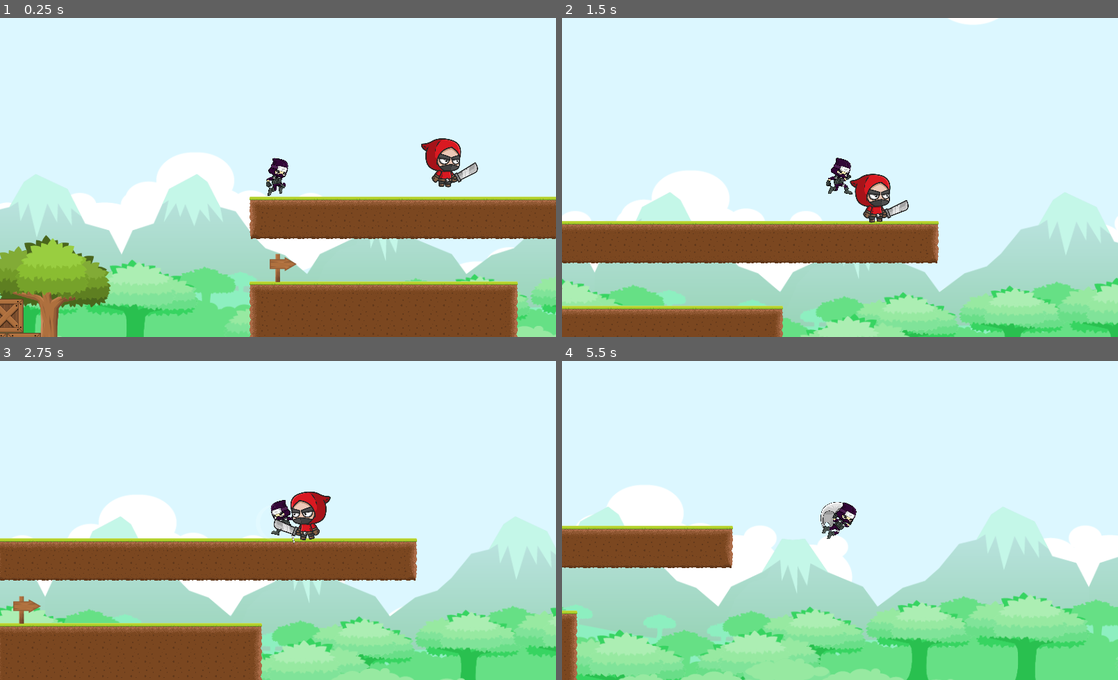
Above: before the commit, frames 1-4 (two rows, left to right).
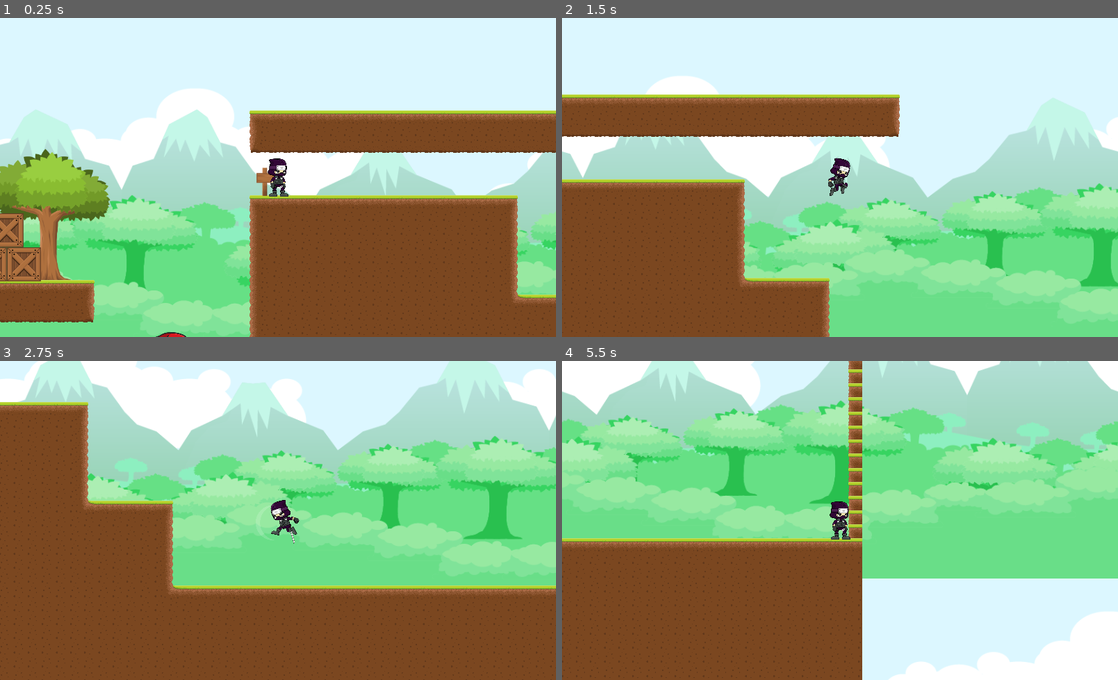
Above: after the commit, the same moments.

Repository: aditgocendra/Ninja-Rusher
Game: Godot game, scene res://src/Map/MapTemplate.tscn
Same seed, same stepped clock (60 frames per second), same inputs: the game is played once before the commit and once after it.
Inputs:
- Up to frame 1 (0.25 s): no input
- Up to frame 2 (1.5 s): hold Ctrl (slide) 0.53-1.28 s; hold D (move_right) from 0.53 s (still down); tap Space (attack) at 0.6 s; tap W (jump) at 0.77, 1.07 s; tap Ctrl (slide) at 1.35 s
- Up to frame 3 (2.75 s): tap W (jump) at 1.52, 1.55, 1.82, 2.1 s; release D (move_right) at 2.03 s; hold A (move_left) from 2.03 s (still down); tap Space (attack) at 2.3 s
- Up to frame 4 (5.5 s): release A (move_left) at 2.78 s; hold D (move_right) 2.78-4.28 s; tap Space (attack) at 2.85, 4.55 s; tap W (jump) at 3.02, 3.32, 3.77, 3.8, 4.07, 4.52, 4.82 s; tap Ctrl (slide) at 3.05 s; hold Shift (dash) 3.53-4.28 s; hold A (move_left) 4.28-5.03 s; tap F (glide) at 4.35 s; hold D (move_right) from 5.03 s (still down); hold Ctrl (slide) from 5.03 s (still down)

The runs differ from the first frame. In frame 1, 50% of the frame differs, in the area x 0-100%, y 22-100%; in frame 2, 58%; in frame 3, 79%; in frame 4, 95%, in the area x 0-100%, y 0-100%.

Commit message:
add wood trap

Diff:
--- a/project.godot
+++ b/project.godot
@@ -17,7 +17,7 @@
 "base": "KinematicBody2D",
 "class": "Bandit",
 "language": "GDScript",
-"path": "res://src/Actor/Enemy/BanditWalk/BanditWalk.gd"
+"path": "res://src/Actor/Enemy/Bandit/Bandit.gd"
 }, {
 "base": "RigidBody2D",
 "class": "Kunai",
@@ -98,6 +98,8 @@
 2d_physics/layer_2="enemy"
 2d_physics/layer_3="tile_static"
 2d_physics/layer_4="kunai"
+2d_physics/layer_5="trap"
+2d_physics/layer_6="coin"
 
 [rendering]
 
--- a/src/Actor/Enemy/BanditWalk/BanditWalk.gd
+++ b/src/Actor/Enemy/Bandit/Bandit.gd
@@ -10,8 +10,11 @@
 var speed_up = false
 var health = 100
 
+var direct_player_attack = 0
+
 var _state = State.WALK
 enum State {IDLE, ATTACK, WALK, DEAD}
+
 
 onready var floor_left = $FloorLeftDetect
 onready var floor_right = $FloorRightDetect
@@ -24,6 +27,11 @@
 
 
 func _physics_process(_delta):
+#	if direct_player_attack != 0:
+#		if direct_player_attack == -1:
+#			$AnimatedSprite.scale.x = 1
+#		else:
+#			$AnimatedSprite.scale.x = 1
 	if velocity.x != 0:
 		if velocity.x > 0:
 			$AnimatedSprite.scale.x = 1
@@ -33,6 +41,8 @@
 			$AnimatedSprite.scale.x = -1
 			col_sword_attack.scale.x = -1
 			area_attack.position = Vector2(-100,0)
+
+
 
 	velocity = set_velocity(velocity)
 	velocity.y = move_and_slide(velocity, FLOOR_NORMAL).y
@@ -66,6 +76,7 @@
 	if is_on_wall():
 		new_velocity.x *= -1
 
+
 	return new_velocity
 
 func set_anim():
@@ -76,6 +87,8 @@
 		new_anim = "attack"
 	elif _state == State.DEAD:
 		new_anim = "dead"
+#	elif _state == State.IDLE:
+#		new_anim = "idle"
 
 	return new_anim
 
@@ -86,6 +99,7 @@
 			velocity.x = speed
 		else : velocity.x = -speed
 
+
 func enemy_attack():
 	if _state != State.DEAD:
 		_state = State.ATTACK
@@ -93,6 +107,7 @@
 
 
 func enemy_dead():
+
 	if health != 0:
 		health -= 25
 
--- a/src/Actor/Enemy/BanditWalk/BanditWalk.tscn
+++ b/src/Actor/Enemy/Bandit/Bandit.tscn
@@ -1,34 +1,34 @@
 [gd_scene load_steps=49 format=2]
 
-[ext_resource path="res://asset/enemy/EnemyGuy/01-Idle/__Bandit02_Idle_002.png" type="Texture" id=1]
+[ext_resource path="res://src/Actor/Enemy/Bandit/Bandit.gd" type="Script" id=1]
 [ext_resource path="res://asset/enemy/EnemyGuy/01-Idle/__Bandit02_Idle_000.png" type="Texture" id=2]
 [ext_resource path="res://asset/enemy/EnemyGuy/01-Idle/__Bandit02_Idle_004.png" type="Texture" id=3]
 [ext_resource path="res://asset/enemy/EnemyGuy/01-Idle/__Bandit02_Idle_005.png" type="Texture" id=4]
-[ext_resource path="res://asset/enemy/EnemyGuy/01-Idle/__Bandit02_Idle_006.png" type="Texture" id=5]
-[ext_resource path="res://asset/enemy/EnemyGuy/01-Idle/__Bandit02_Idle_007.png" type="Texture" id=6]
-[ext_resource path="res://asset/enemy/EnemyGuy/01-Idle/__Bandit02_Idle_001.png" type="Texture" id=7]
-[ext_resource path="res://asset/enemy/EnemyGuy/01-Idle/__Bandit02_Idle_009.png" type="Texture" id=8]
-[ext_resource path="res://asset/enemy/EnemyGuy/01-Idle/__Bandit02_Idle_008.png" type="Texture" id=9]
-[ext_resource path="res://asset/enemy/EnemyGuy/01-Idle/__Bandit02_Idle_003.png" type="Texture" id=10]
-[ext_resource path="res://asset/enemy/EnemyGuy/01-Idle/__Bandit02_Idle_010.png" type="Texture" id=11]
-[ext_resource path="res://asset/enemy/EnemyGuy/01-Idle/__Bandit02_Idle_011.png" type="Texture" id=12]
-[ext_resource path="res://asset/enemy/EnemyGuy/02-Walk/__Bandit02_Walk_006.png" type="Texture" id=13]
-[ext_resource path="res://asset/enemy/EnemyGuy/02-Walk/__Bandit02_Walk_000.png" type="Texture" id=14]
-[ext_resource path="res://asset/enemy/EnemyGuy/02-Walk/__Bandit02_Walk_001.png" type="Texture" id=15]
-[ext_resource path="res://asset/enemy/EnemyGuy/02-Walk/__Bandit02_Walk_003.png" type="Texture" id=16]
-[ext_resource path="res://asset/enemy/EnemyGuy/02-Walk/__Bandit02_Walk_007.png" type="Texture" id=17]
-[ext_resource path="res://asset/enemy/EnemyGuy/02-Walk/__Bandit02_Walk_005.png" type="Texture" id=18]
-[ext_resource path="res://asset/enemy/EnemyGuy/02-Walk/__Bandit02_Walk_002.png" type="Texture" id=19]
-[ext_resource path="res://asset/enemy/EnemyGuy/02-Walk/__Bandit02_Walk_004.png" type="Texture" id=20]
-[ext_resource path="res://asset/enemy/EnemyGuy/03-Attack/__Bandit02_Attack_006.png" type="Texture" id=21]
-[ext_resource path="res://asset/enemy/EnemyGuy/03-Attack/__Bandit02_Attack_003.png" type="Texture" id=22]
-[ext_resource path="res://asset/enemy/EnemyGuy/03-Attack/__Bandit02_Attack_000.png" type="Texture" id=23]
-[ext_resource path="res://asset/enemy/EnemyGuy/03-Attack/__Bandit02_Attack_004.png" type="Texture" id=24]
-[ext_resource path="res://asset/enemy/EnemyGuy/03-Attack/__Bandit02_Attack_007.png" type="Texture" id=25]
-[ext_resource path="res://asset/enemy/EnemyGuy/03-Attack/__Bandit02_Attack_002.png" type="Texture" id=26]
-[ext_resource path="res://asset/enemy/EnemyGuy/03-Attack/__Bandit02_Attack_005.png" type="Texture" id=27]
-[ext_resource path="res://asset/enemy/EnemyGuy/03-Attack/__Bandit02_Attack_001.png" type="Texture" id=28]
-[ext_resource path="res://src/Actor/Enemy/BanditWalk/BanditWalk.gd" type="Script" id=29]
+[ext_resource path="res://asset/enemy/EnemyGuy/01-Idle/__Bandit02_Idle_002.png" type="Texture" id=5]
+[ext_resource path="res://asset/enemy/EnemyGuy/01-Idle/__Bandit02_Idle_006.png" type="Texture" id=6]
+[ext_resource path="res://asset/enemy/EnemyGuy/01-Idle/__Bandit02_Idle_007.png" type="Texture" id=7]
+[ext_resource path="res://asset/enemy/EnemyGuy/01-Idle/__Bandit02_Idle_001.png" type="Texture" id=8]
+[ext_resource path="res://asset/enemy/EnemyGuy/01-Idle/__Bandit02_Idle_009.png" type="Texture" id=9]
+[ext_resource path="res://asset/enemy/EnemyGuy/01-Idle/__Bandit02_Idle_008.png" type="Texture" id=10]
+[ext_resource path="res://asset/enemy/EnemyGuy/01-Idle/__Bandit02_Idle_003.png" type="Texture" id=11]
+[ext_resource path="res://asset/enemy/EnemyGuy/01-Idle/__Bandit02_Idle_010.png" type="Texture" id=12]
+[ext_resource path="res://asset/enemy/EnemyGuy/01-Idle/__Bandit02_Idle_011.png" type="Texture" id=13]
+[ext_resource path="res://asset/enemy/EnemyGuy/02-Walk/__Bandit02_Walk_006.png" type="Texture" id=14]
+[ext_resource path="res://asset/enemy/EnemyGuy/02-Walk/__Bandit02_Walk_000.png" type="Texture" id=15]
+[ext_resource path="res://asset/enemy/EnemyGuy/02-Walk/__Bandit02_Walk_001.png" type="Texture" id=16]
+[ext_resource path="res://asset/enemy/EnemyGuy/02-Walk/__Bandit02_Walk_003.png" type="Texture" id=17]
+[ext_resource path="res://asset/enemy/EnemyGuy/02-Walk/__Bandit02_Walk_007.png" type="Texture" id=18]
+[ext_resource path="res://asset/enemy/EnemyGuy/02-Walk/__Bandit02_Walk_005.png" type="Texture" id=19]
+[ext_resource path="res://asset/enemy/EnemyGuy/02-Walk/__Bandit02_Walk_002.png" type="Texture" id=20]
+[ext_resource path="res://asset/enemy/EnemyGuy/02-Walk/__Bandit02_Walk_004.png" type="Texture" id=21]
+[ext_resource path="res://asset/enemy/EnemyGuy/03-Attack/__Bandit02_Attack_006.png" type="Texture" id=22]
+[ext_resource path="res://asset/enemy/EnemyGuy/03-Attack/__Bandit02_Attack_003.png" type="Texture" id=23]
+[ext_resource path="res://asset/enemy/EnemyGuy/03-Attack/__Bandit02_Attack_000.png" type="Texture" id=24]
+[ext_resource path="res://asset/enemy/EnemyGuy/03-Attack/__Bandit02_Attack_004.png" type="Texture" id=25]
+[ext_resource path="res://asset/enemy/EnemyGuy/03-Attack/__Bandit02_Attack_007.png" type="Texture" id=26]
+[ext_resource path="res://asset/enemy/EnemyGuy/03-Attack/__Bandit02_Attack_002.png" type="Texture" id=27]
+[ext_resource path="res://asset/enemy/EnemyGuy/03-Attack/__Bandit02_Attack_005.png" type="Texture" id=28]
+[ext_resource path="res://asset/enemy/EnemyGuy/03-Attack/__Bandit02_Attack_001.png" type="Texture" id=29]
 [ext_resource path="res://asset/enemy/EnemyGuy/08-Die/__Bandit02_Die_004.png" type="Texture" id=30]
 [ext_resource path="res://asset/enemy/EnemyGuy/08-Die/__Bandit02_Die_001.png" type="Texture" id=31]
 [ext_resource path="res://asset/enemy/EnemyGuy/08-Die/__Bandit02_Die_007.png" type="Texture" id=32]
@@ -80,12 +80,12 @@
 [sub_resource type="RectangleShape2D" id=3]
 extents = Vector2( 68.1468, 149.233 )
 
-[node name="BanditWalk" type="KinematicBody2D"]
+[node name="Bandit" type="KinematicBody2D"]
 scale = Vector2( 0.3, 0.3 )
 z_index = 2
 collision_layer = 2
 collision_mask = 13
-script = ExtResource( 29 )
+script = ExtResource( 1 )
 
 [node name="FloorLeftDetect" type="RayCast2D" parent="."]
 position = Vector2( -150, 0 )
--- a/src/Actor/Player/Player.gd
+++ b/src/Actor/Player/Player.gd
@@ -116,15 +116,7 @@
 	if glide:
 		new_velocity.y *= 0.7
 
-#	for i in get_slide_count():
-#		var collision = get_slide_collision(i)
-#		var collider = collision.collider
-#		var is_stomping = (collider is Bandit and
-#		is_on_floor() and collision.normal.dot(Vector2.UP) > 0.7)
-#
-#		if is_stomping:
-#			print(true)
-#			new_velocity.y -= 1000
+
 
 	return new_velocity
 
@@ -172,7 +164,7 @@
 
 func _die(_direction_stomp):
 	stomp_direct = _direction_stomp
-	if $StompTimer.is_stopped() and stomp_direct != 0:
+	if $StompTimer.is_stopped():
 		velocity.y -= 500
 		stomp_attack = true
 		$StompTimer.start()
--- a/src/Actor/Player/Player.tscn
+++ b/src/Actor/Player/Player.tscn
@@ -105,11 +105,6 @@
 
 [sub_resource type="SpriteFrames" id=1]
 animations = [ {
-"frames": [ ExtResource( 102 ), ExtResource( 101 ), ExtResource( 99 ), ExtResource( 96 ), ExtResource( 94 ), ExtResource( 95 ), ExtResource( 98 ), ExtResource( 100 ), ExtResource( 93 ), ExtResource( 97 ) ],
-"loop": true,
-"name": "JumpThrow",
-"speed": 18.0
-}, {
 "frames": [ ExtResource( 12 ), ExtResource( 15 ), ExtResource( 20 ), ExtResource( 11 ), ExtResource( 22 ), ExtResource( 26 ), ExtResource( 30 ), ExtResource( 27 ), ExtResource( 28 ), ExtResource( 29 ) ],
 "loop": false,
 "name": "Jump",
@@ -154,6 +149,11 @@
 "loop": true,
 "name": "Attack",
 "speed": 15.0
+}, {
+"frames": [ ExtResource( 102 ), ExtResource( 101 ), ExtResource( 99 ), ExtResource( 96 ), ExtResource( 94 ), ExtResource( 95 ), ExtResource( 98 ), ExtResource( 100 ), ExtResource( 93 ), ExtResource( 97 ) ],
+"loop": true,
+"name": "JumpThrow",
+"speed": 18.0
 } ]
 
 [sub_resource type="RectangleShape2D" id=2]
--- a/src/Map/MapTemplate.tscn
+++ b/src/Map/MapTemplate.tscn
@@ -22,9 +22,10 @@
 [ext_resource path="res://asset/tileset/png/Tiles/10.png" type="Texture" id=20]
 [ext_resource path="res://src/Object/Decoration/Bush.tscn" type="PackedScene" id=21]
 [ext_resource path="res://src/Object/Decoration/Tree.tscn" type="PackedScene" id=22]
-[ext_resource path="res://src/Actor/Enemy/BanditWalk/BanditWalk.tscn" type="PackedScene" id=23]
-[ext_resource path="res://src/Object/Decoration/Arrow.tscn" type="PackedScene" id=24]
+[ext_resource path="res://src/Actor/Enemy/Bandit/Bandit.tscn" type="PackedScene" id=23]
+[ext_resource path="res://src/Object/Decoration/Pointer.tscn" type="PackedScene" id=24]
 [ext_resource path="res://src/Object/Coin/Coin.tscn" type="PackedScene" id=25]
+[ext_resource path="res://src/Trap/WoodTrap/WoodTrap.tscn" type="PackedScene" id=26]
 
 [sub_resource type="ConvexPolygonShape2D" id=1]
 points = PoolVector2Array( 0, 0, 128, 0, 128, 128, 0, 128 )
@@ -427,7 +428,7 @@
 tile_data = PoolIntArray( 65535, 1, 0, 115, 1, 0, 131071, 1, 0, 65651, 1, 0, 196607, 1, 0, 131187, 1, 0, 262143, 1, 0,  …(28389 unchanged characters)…
 
 [node name="Player" parent="." instance=ExtResource( 4 )]
-position = Vector2( 1600.35, 21.2142 )
+position = Vector2( 1600.35, 241.465 )
 
 [node name="Camera2D" type="Camera2D" parent="Player"]
 current = true
@@ -449,6 +450,7 @@
 position = Vector2( 986.453, 367.301 )
 
 [node name="Decoration" type="Node2D" parent="."]
+position = Vector2( -2.33594, -0.667419 )
 
 [node name="Bush" parent="Decoration" instance=ExtResource( 21 )]
 position = Vector2( 883.382, 455.192 )
@@ -459,8 +461,8 @@
 z_index = -2
 offset = Vector2( 212.639, -121.152 )
 
-[node name="Arrow" parent="Decoration" instance=ExtResource( 24 )]
-position = Vector2( 1612.31, 257.63 )
+[node name="Pointer" parent="Decoration" instance=ExtResource( 24 )]
+position = Vector2( 1585.08, 257.842 )
 
 [node name="Coin" type="Node2D" parent="."]
 z_index = 2
@@ -476,5 +478,16 @@
 
 [node name="Enemy" type="Node2D" parent="."]
 
-[node name="BanditWalk" parent="Enemy" instance=ExtResource( 23 )]
-position = Vector2( 1890.37, -3.28436 )
+[node name="Bandit" parent="Enemy" instance=ExtResource( 23 )]
+position = Vector2( 1276.71, 646.608 )
+
+[node name="Trap" type="Node2D" parent="."]
+
+[node name="WoodTrap" parent="Trap" instance=ExtResource( 26 )]
+position = Vector2( 358.875, 217.938 )
+
+[node name="WoodTrap2" parent="Trap" instance=ExtResource( 26 )]
+position = Vector2( 394.793, 217.938 )
+
+[node name="WoodTrap3" parent="Trap" instance=ExtResource( 26 )]
+position = Vector2( 756.013, 442.204 )
--- a/src/Object/Decoration/Arrow.tscn
+++ b/src/Object/Decoration/Pointer.tscn
@@ -2,5 +2,5 @@
 
 [ext_resource path="res://asset/tileset/png/Object/Sign_2.png" type="Texture" id=1]
 
-[node name="Arrow" type="Sprite"]
+[node name="Pointer" type="Sprite"]
 texture = ExtResource( 1 )
--- a/src/Object/Kunai/Kunai.gd
+++ b/src/Object/Kunai/Kunai.gd
@@ -9,5 +9,6 @@
 
 func _on_Kunai_body_entered(body):
 	if body is Bandit:
+#		var direct_sprite = -1 if self.linear_velocity.x > 0 else 1
 		body.enemy_dead()
 		queue_free()
--- a/src/Object/Kunai/Kunai.tscn
+++ b/src/Object/Kunai/Kunai.tscn
@@ -5,7 +5,7 @@
 
 [node name="Kunai" type="RigidBody2D"]
 collision_layer = 8
-collision_mask = 0
+collision_mask = 2
 mass = 0.918367
 custom_integrator = true
 continuous_cd = 2
--- /dev/null
+++ b/src/Trap/WoodTrap/WoodTrap.gd
@@ -0,0 +1,14 @@
+extends Area2D
+
+
+
+func _ready():
+	$AnimationPlayer.play("play_trap")
+
+
+
+
+
+func _on_WoodTrap_body_entered(body):
+	if body is Player:
+		body._die(0)
--- /dev/null
+++ b/src/Trap/WoodTrap/WoodTrap.tscn
@@ -0,0 +1,64 @@
+[gd_scene load_steps=8 format=2]
+
+[ext_resource path="res://asset/trap/long_wood/long_wood_spike_01.png" type="Texture" id=1]
+[ext_resource path="res://asset/trap/long_wood/long_wood_spike_02.png" type="Texture" id=2]
+[ext_resource path="res://asset/trap/long_wood/long_wood_spike_04.png" type="Texture" id=3]
+[ext_resource path="res://asset/trap/long_wood/long_wood_spike_05.png" type="Texture" id=4]
+[ext_resource path="res://asset/trap/long_wood/long_wood_spike_03.png" type="Texture" id=5]
+[ext_resource path="res://src/Trap/WoodTrap/WoodTrap.gd" type="Script" id=6]
+
+[sub_resource type="Animation" id=2]
+resource_name = "hide_trap"
+length = 5.0
+loop = true
+tracks/0/type = "value"
+tracks/0/path = NodePath("Sprite:texture")
+tracks/0/interp = 1
+tracks/0/loop_wrap = true
+tracks/0/imported = false
+tracks/0/enabled = true
+tracks/0/keys = {
+"times": PoolRealArray( 0, 0.1, 0.2, 0.3, 0.4, 2.6, 2.7, 2.8, 2.9, 3 ),
+"transitions": PoolRealArray( 1, 1, 1, 1, 1, 1, 1, 1, 1, 1 ),
+"update": 1,
+"values": [ ExtResource( 1 ), ExtResource( 2 ), ExtResource( 5 ), ExtResource( 3 ), ExtResource( 4 ), ExtResource( 4 ), ExtResource( 3 ), ExtResource( 5 ), ExtResource( 2 ), ExtResource( 1 ) ]
+}
+tracks/1/type = "value"
+tracks/1/path = NodePath("CollisionShape2D:polygon")
+tracks/1/interp = 1
+tracks/1/loop_wrap = true
+tracks/1/imported = false
+tracks/1/enabled = true
+tracks/1/keys = {
+"times": PoolRealArray( 0, 0.1, 0.2, 0.3, 0.4, 2.6, 2.7, 2.8, 2.9, 3 ),
+"transitions": PoolRealArray( 1, 1, 1, 1, 1, 1, 1, 1, 1, 1 ),
+"update": 1,
+"values": [ PoolVector2Array( -11.4371, 82.7902, 6.52232, 83.3515, -1.89613, 76.6167 ), PoolVector2Array( -11.4371, 82.7902, 6.52232, 83.3515, -2.45735, 60.9022 ), PoolVector2Array( -12.1611, 80.0038, 11.623, 80.3011, 13.2571, 56.9736, -3.0186, 13.7588, -16.4881, 59.7798 ), PoolVector2Array( -12.1611, 80.0038, 11.623, 80.3011, 12.1346, 9.26898, -3.0186, -31.1396, -15.3657, 14.8813 ), PoolVector2Array( -12.1611, 80.0038, 11.623, 80.3011, 12.1554, -35.2713, -2.70967, -77.1909, -16.3856, -28.7307 ), PoolVector2Array( -12.1611, 80.0038, 11.623, 80.3011, 12.1554, -35.2713, -2.70967, -77.1909, -16.3856, -28.7307 ), PoolVector2Array( -12.1611, 80.0038, 11.623, 80.3011, 12.1346, 9.26898, -3.0186, -31.1396, -15.3657, 14.8813 ), PoolVector2Array( -12.1611, 80.0038, 11.623, 80.3011, 13.2571, 56.9736, -3.0186, 13.7588, -16.4881, 59.7798 ), PoolVector2Array( -11.4371, 82.7902, 6.52232, 83.3515, -2.45735, 60.9022 ), PoolVector2Array( -11.4371, 82.7902, 6.52232, 83.3515, -1.89613, 76.6167 ) ]
+}
+tracks/2/type = "value"
+tracks/2/path = NodePath("CollisionShape2D:disabled")
+tracks/2/interp = 1
+tracks/2/loop_wrap = true
+tracks/2/imported = false
+tracks/2/enabled = true
+tracks/2/keys = {
+"times": PoolRealArray( 0, 2.6 ),
+"transitions": PoolRealArray( 1, 1 ),
+"update": 1,
+"values": [ false, true ]
+}
+
+[node name="WoodTrap" type="Area2D"]
+scale = Vector2( 0.5, 0.5 )
+collision_layer = 16
+script = ExtResource( 6 )
+
+[node name="Sprite" type="Sprite" parent="."]
+texture = ExtResource( 1 )
+
+[node name="CollisionShape2D" type="CollisionPolygon2D" parent="."]
+polygon = PoolVector2Array( -11.4371, 82.7902, 6.52232, 83.3515, -1.89613, 76.6167 )
+
+[node name="AnimationPlayer" type="AnimationPlayer" parent="."]
+anims/play_trap = SubResource( 2 )
+[connection signal="body_entered" from="." to="." method="_on_WoodTrap_body_entered"]
Not shown, changed: .mono/metadata/ide_messaging_meta.txt
Binary file added: asset/trap/long_wood/long_wood_spike_01.png
Not shown, added: asset/trap/long_wood/long_wood_spike_01.png.import
Binary file added: asset/trap/long_wood/long_wood_spike_02.png
Not shown, added: asset/trap/long_wood/long_wood_spike_02.png.import
Binary file added: asset/trap/long_wood/long_wood_spike_03.png
Not shown, added: asset/trap/long_wood/long_wood_spike_03.png.import
Binary file added: asset/trap/long_wood/long_wood_spike_04.png
Not shown, added: asset/trap/long_wood/long_wood_spike_04.png.import
Binary file added: asset/trap/long_wood/long_wood_spike_05.png
Not shown, added: asset/trap/long_wood/long_wood_spike_05.png.import
Not shown: 1 places in src/Actor/Enemy/Bandit/Bandit.tscn that only renumber resources
(and 1 more such lines)
